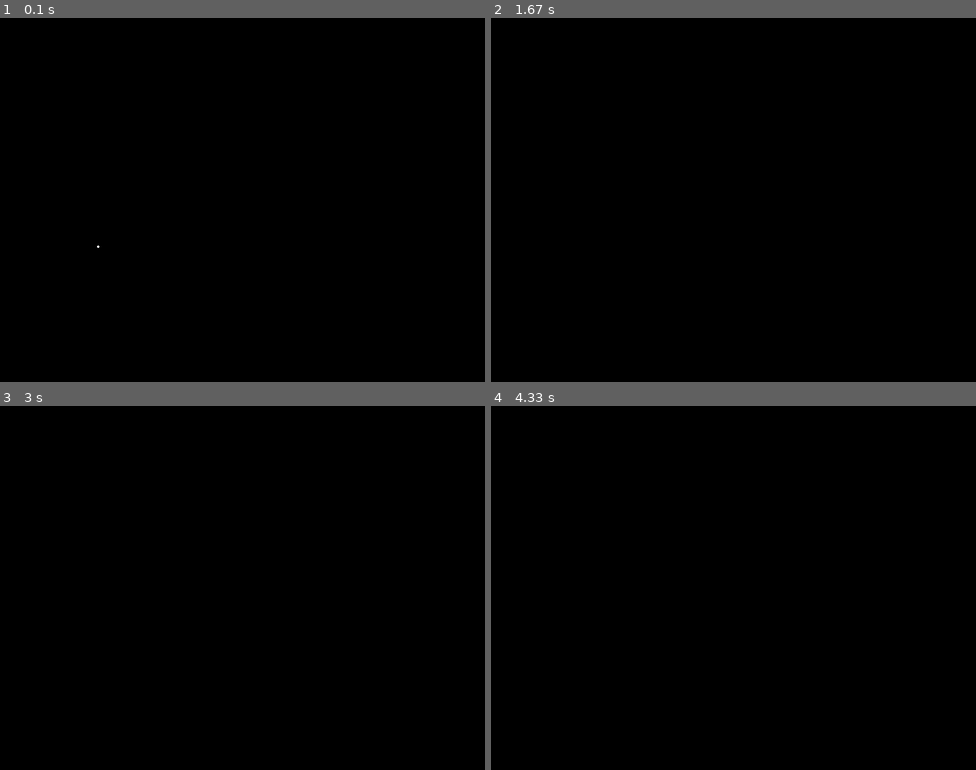
Above: before the commit, frames 1-4 (two rows, left to right).
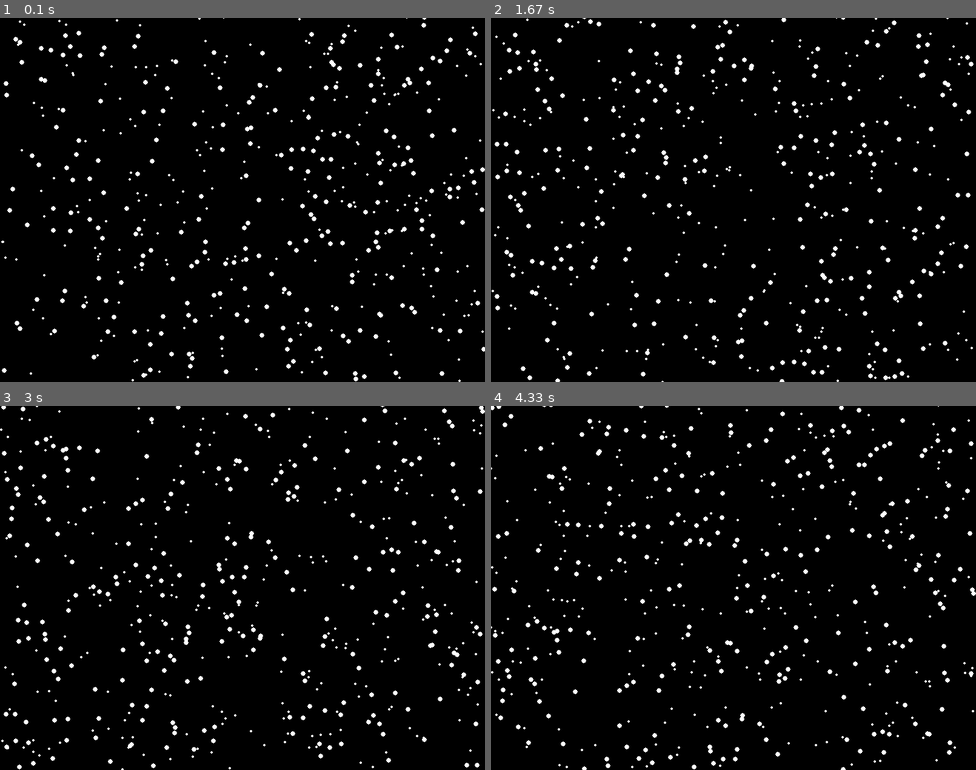
Above: after the commit, the same moments.

Repository: vincent0217/classes_exercise
Game: pygame game, started from relaxing_snowscape.py
Same seed, same stepped clock (60 frames per second), same inputs: the game is played once before the commit and once after it.
Inputs:
- Up to frame 1 (0.1 s): no input
- Up to frame 2 (1.67 s): no input
- Up to frame 3 (3 s): no input
- Up to frame 4 (4.33 s): no input

The runs differ from the first frame. In frame 1, 2.8% of the frame differs, in the area x 0-100%, y 0-100%; in frame 2, 2.8%; in frame 3, 2.8%; in frame 4, 2.8%.

Commit message:
Created close and far snowflake

Diff:
--- a/relaxing_snowscape.py
+++ b/relaxing_snowscape.py
@@ -33,12 +33,20 @@
         self.size = 2
         # randomly place the snow on the screen
         self.coords = [random.randrange(0, SCREEN_WIDTH), random.randrange(0, SCREEN_HEIGHT)]
-        self.y_vel = 2
+        self.y_vel = 4
         self.colour = WHITE
 
     def update(self):
         """Update the location of the snow"""
+        # Changes the y portion of the coords
         self.coords[1] += self.y_vel
+
+        # Reset position of snowflake if it reaches the bottom
+        if self.coords[1] > SCREEN_HEIGHT:
+            self.coords = [
+                random.randrange(0, SCREEN_WIDTH),
+                random.randrange(-25, 0)
+            ]
 
 
 def main() -> None:
@@ -50,7 +58,18 @@
     # Create some local variables that describe the environment
     done = False
     clock = pygame.time.Clock()
-    snow = Snowflake()
+    num_snowflakes = 250
+    snowflakes = []
+    # Create snowflakes in foreground
+
+    for i in range(num_snowflakes):
+        snowflakes.append(Snowflake())
+    for i in range(num_snowflakes):
+        close_snowflake = Snowflake()
+        close_snowflake.size = 4
+        close_snowflake.y_vel = 3
+        snowflakes.append(close_snowflake)
+
 
     # ----------- MAIN LOOP
     while not done:
@@ -60,13 +79,15 @@
                 done = True
 
         # ----------- CHANGE ENVIRONMENT
-        snow.update()
+        for snow in snowflakes:
+            snow.update()
 
         # ----------- DRAW THE ENVIRONMENT
         screen.fill(BGCOLOUR)      # fill with bgcolor
 
         # draw the snowflake
-        pygame.draw.circle(screen, snow.colour, snow.coords, snow.size)
+        for snow in snowflakes:
+            pygame.draw.circle(screen, snow.colour, snow.coords, snow.size)
 
         # Update the screen
         pygame.display.flip()
